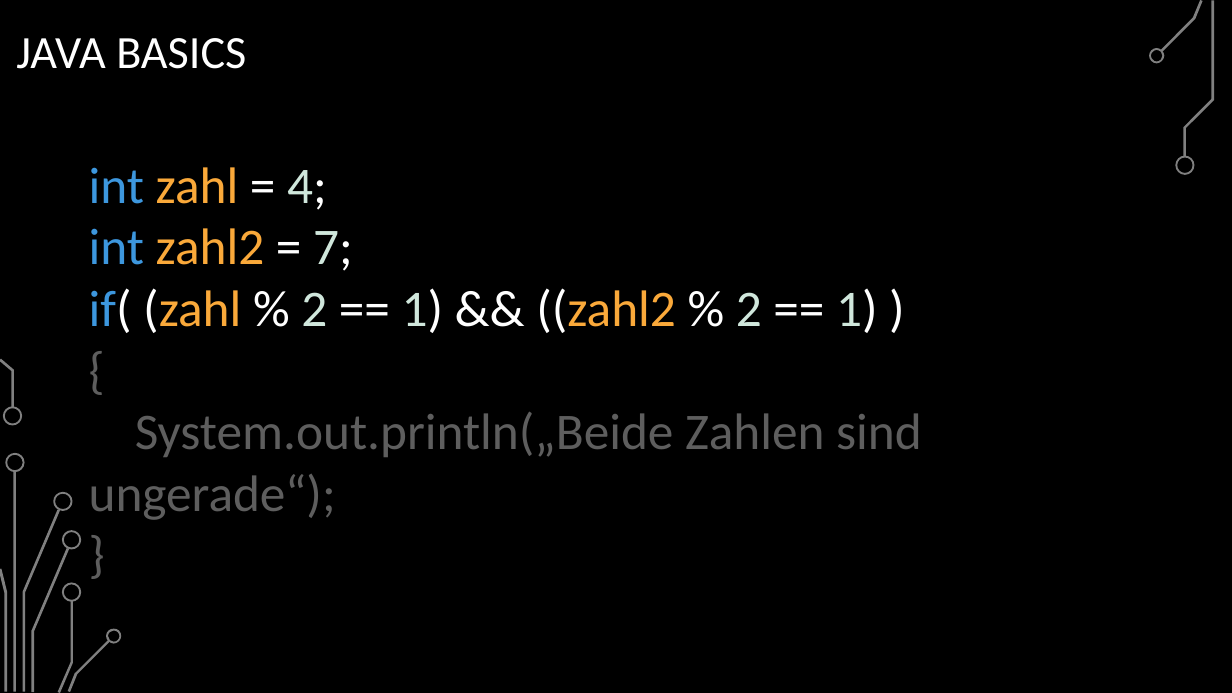
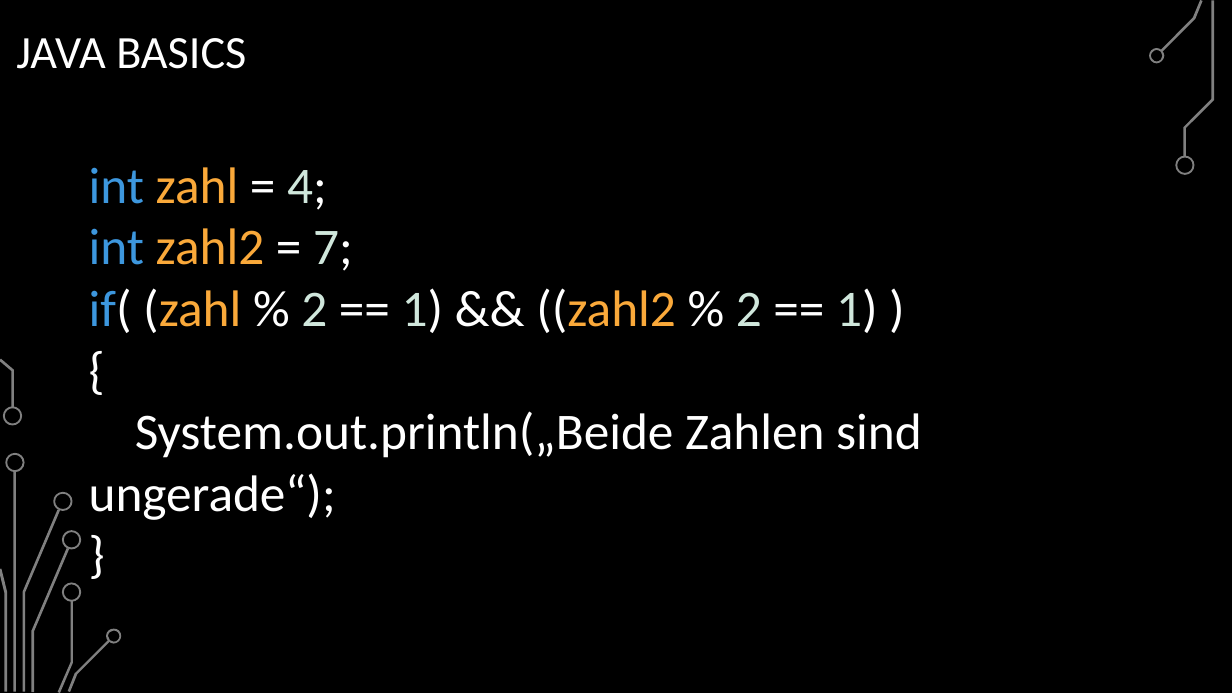
Before and after one commit to BelmontR/Java-Tutorial-Course, a slide deck: slide 46 of Java Grundkurs.pptx. Drawn at 1232x693 pixels with LibreOffice and Linux fonts; fonts in the diff are those of the drawing; background and template pictures are left out. Boxes give left, top, right and bottom in pixels: in the first picture for what was removed or moved away, otherwise in the second. Text is boxed around its words. In the diff, an @@ line names an element or a change of style, - is before the commit and + after.

```diff
--- a/Java Grundkurs.pptx
+++ b/Java Grundkurs.pptx
@@ text at (x1=89, y1=411, x2=922, y2=520): text colour #5E5E5E to #FFFFFF in "{", "System.out.println(„Beide Zahlen sind ungerade“);", "}" @@
```
Also in this commit, not shown: 3 other slides changed, 1 slide added, 4 other files.
